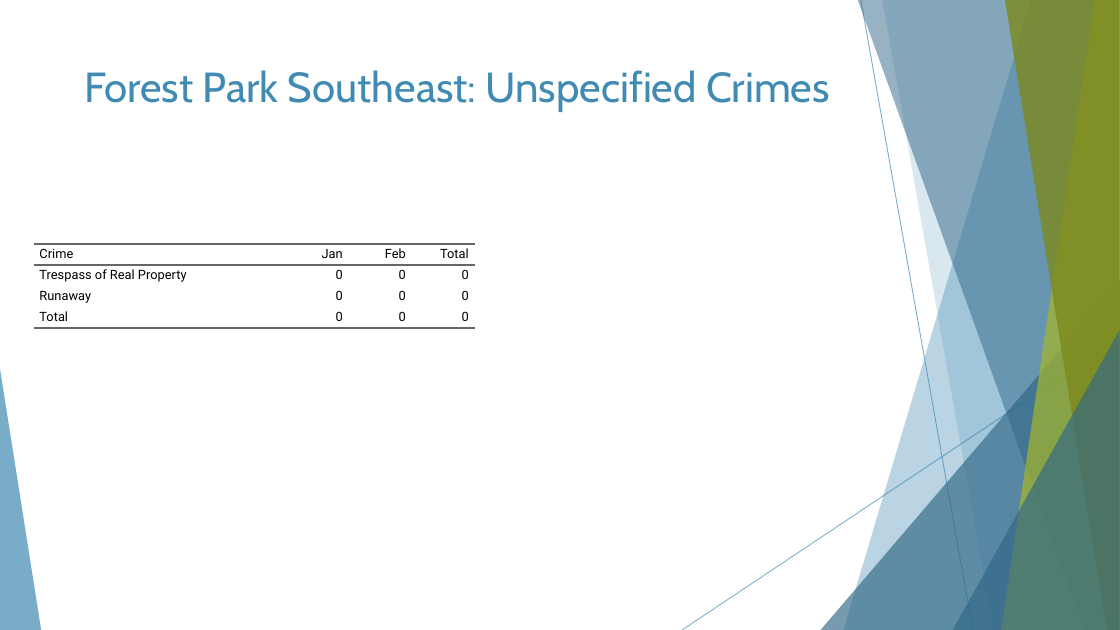
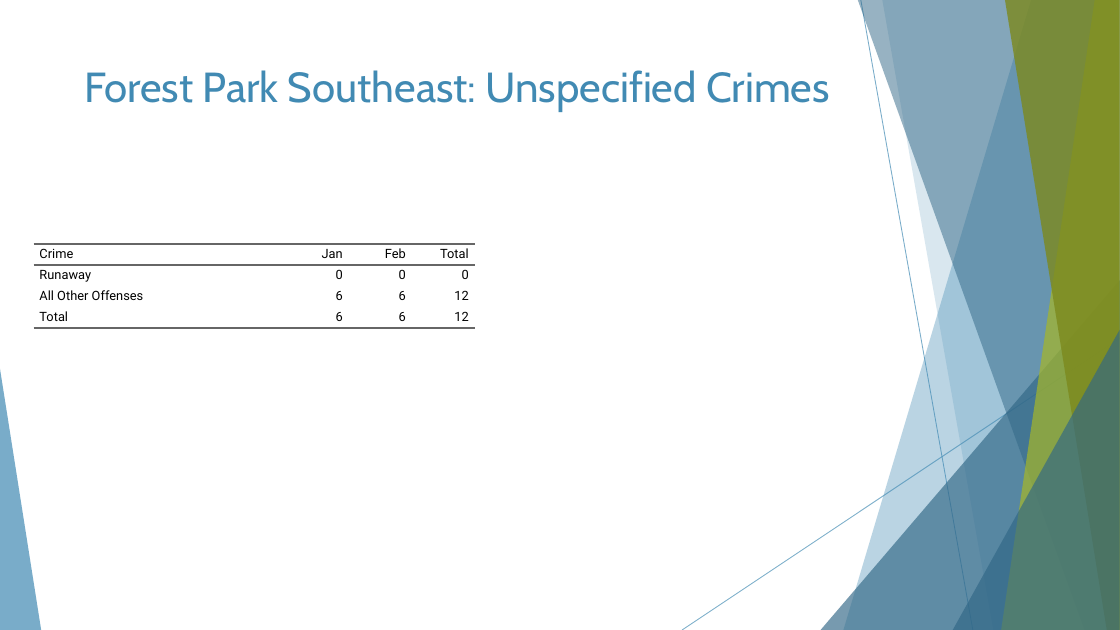
Before and after one commit to wumcrc/monthly-crime-reports, a slide deck: slide 14 of NIBRS/results/presentations/2022/February/fpse-bot-cwe-mc-February2022.pptx. Drawn at 1120x630 pixels with LibreOffice and Linux fonts; fonts in the diff are those of the drawing. Boxes give left, top, right and bottom in pixels: in the first picture for what was removed or moved away, otherwise in the second. Text is boxed around its words. In the diff, an @@ line names an element or a change of style, - is before the commit and + after.

```diff
--- a/NIBRS/results/presentations/2022/February/fpse-bot-cwe-mc-February2022.pptx
+++ b/NIBRS/results/presentations/2022/February/fpse-bot-cwe-mc-February2022.pptx
@@ table at (x1=34, y1=244, x2=475, y2=496) @@
-row 2: Trespass of Real Property | 0 | 0 | 0
-row 4: Total | 0 | 0 | 0
+row 3: All Other Offenses | 6 | 6 | 12
+row 4: Total | 6 | 6 | 12
```
Also in this commit, not shown: 11 other slides changed, 13 other files.
